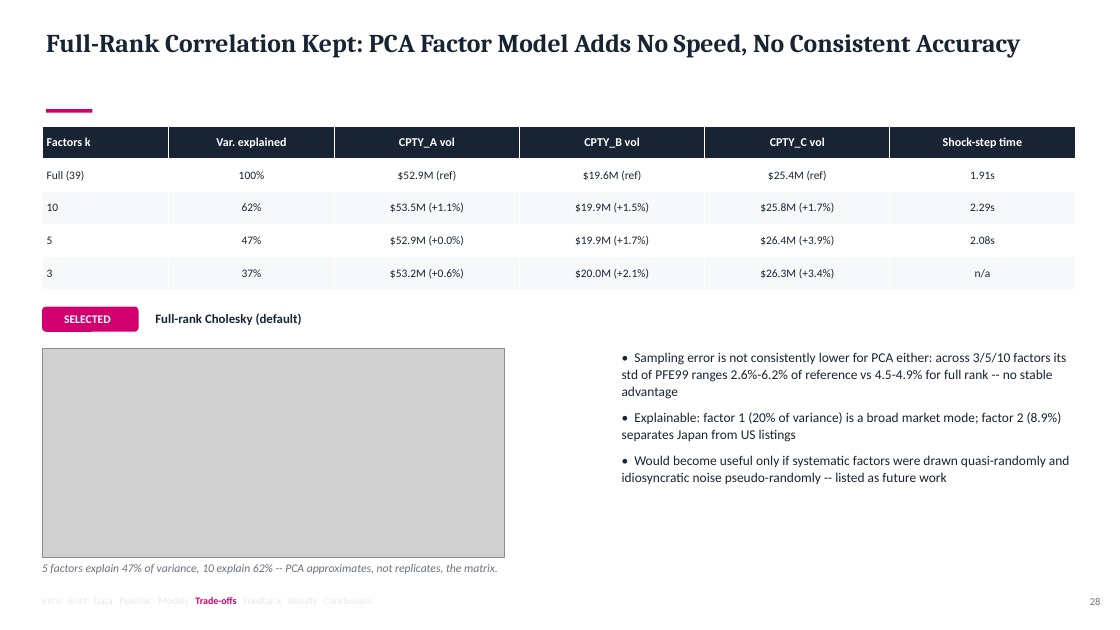
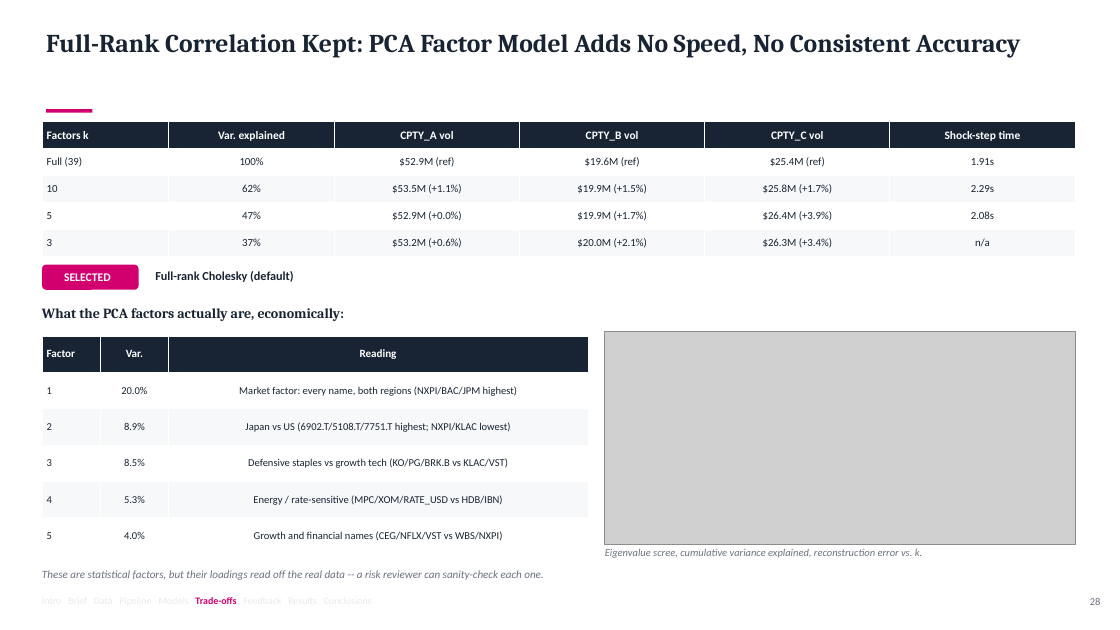
Before and after one commit to eshapandya24/capitolis-risk-engine, a slide deck: slide 28 of docs/Capitolis_CCR_Client_Final_Presentation.pptx. Drawn at 1120x630 pixels with LibreOffice and Linux fonts; fonts in the diff are those of the drawing; grey boxes stand for pictures. Boxes give left, top, right and bottom in pixels: in the first picture for what was removed or moved away, otherwise in the second. Text is boxed around its words. In the diff, an @@ line names an element or a change of style, - is before the commit and + after.

```diff
--- a/docs/Capitolis_CCR_Client_Final_Presentation.pptx
+++ b/docs/Capitolis_CCR_Client_Final_Presentation.pptx
@@ table at (42, 122, 1074, 256) @@
@@ size 10.3 to 9.8 pt in "Factors k", "Var. explained", "CPTY_A vol", "CPTY_B vol" and 2 more places @@
@@ size 9.8 to 9.3 pt in "Full (39)", "100%", "$52.9M (ref)", "$19.6M (ref)" and 20 more places @@
@@ table: place and size @@
-table at (42, 126, 1074, 290)
+table at (42, 122, 1074, 256)
@@ rounded rectangle "SELECTED": place and size @@
-rounded rectangle "SELECTED" at (42, 307, 139, 332)
+rounded rectangle "SELECTED" at (42, 265, 139, 290)
@@ text "Full-rank Cholesky (default)": place and size @@
-text "Full-rank Cholesky (default)" at (155, 313, 302, 325)
+text "Full-rank Cholesky (default)" at (155, 271, 294, 282)
@@ text "Full-rank Cholesky (default)" at (155, 271, 294, 282): size 11 to 10.5 pt @@
@@ text added at (42, 308, 345, 321), 12 pt, text #182433, bold @@
+What the PCA factors actually are, economically:
@@ table added at (42, 336, 588, 555), 6 rows, 3 columns @@
+Factor | Var. | Reading
+1 | 20.0% | Market factor: every name, both regions (NXPI/BAC/JPM highest)
+2 | 8.9% | Japan vs US (6902.T/5108.T/7751.T highest; NXPI/KLAC lowest)
+3 | 8.5% | Defensive staples vs growth tech (KO/PG/BRK.B vs KLAC/VST)
+4 | 5.3% | Energy / rate-sensitive (MPC/XOM/RATE_USD vs HDB/IBN)
+5 | 4.0% | Growth and financial names (CEG/NFLX/VST vs WBS/NXPI)
@@ picture: place and size @@
-picture at (42, 349, 504, 558)
+picture at (605, 332, 1075, 544)
@@ text removed at (622, 352, 1070, 484) @@
-• Sampling error is not consistently lower for PCA either: across 3/5/10 factors its std of PFE99 ranges 2.6%-6.2% of reference vs 4.5-4.9% for full rank -- no stable advantage
-• Explainable: factor 1 (20% of variance) is a broad market mode; factor 2 (8.9%) separates Japan from US listings
-• Would become useful only if systematic factors were drawn quasi-randomly and idiosyncratic noise pseudo-randomly -- listed as future work
@@ text removed at (42, 564, 498, 574) @@
-5 factors explain 47% of variance, 10 explain 62% -- PCA approximates, not replicates, the matrix.
@@ text added at (605, 549, 922, 558), 9 pt, text #6B7280, italic @@
+Eigenvalue scree, cumulative variance explained, reconstruction error vs. k.
@@ text added at (42, 570, 543, 580), 9.5 pt, text #6B7280, italic @@
+These are statistical factors, but their loadings read off the real data -- a risk reviewer can sanity-check each one.
```
Also in this commit, not shown: 32 other slides changed, 1 slide removed, 1 other file.
